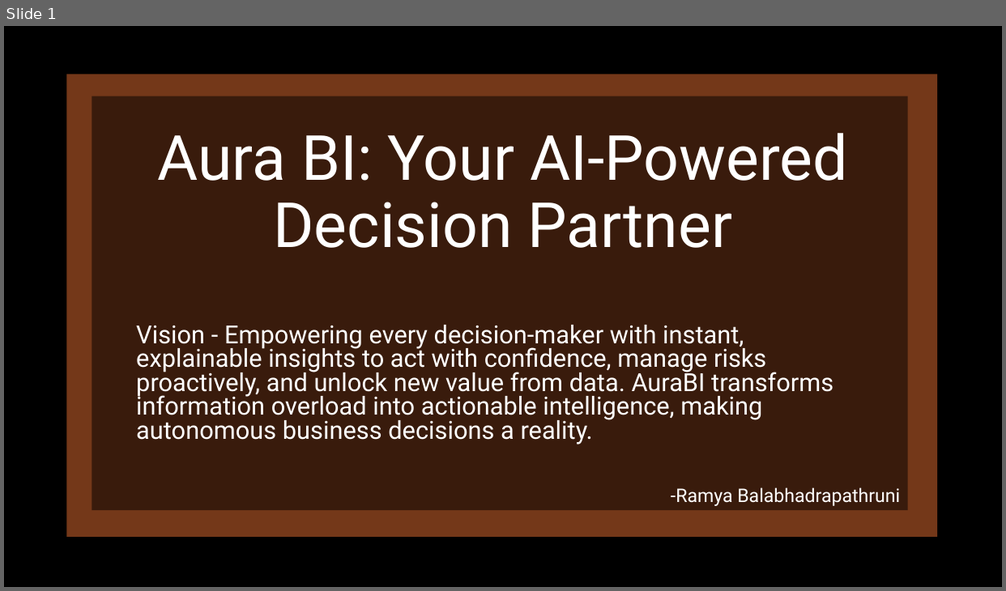
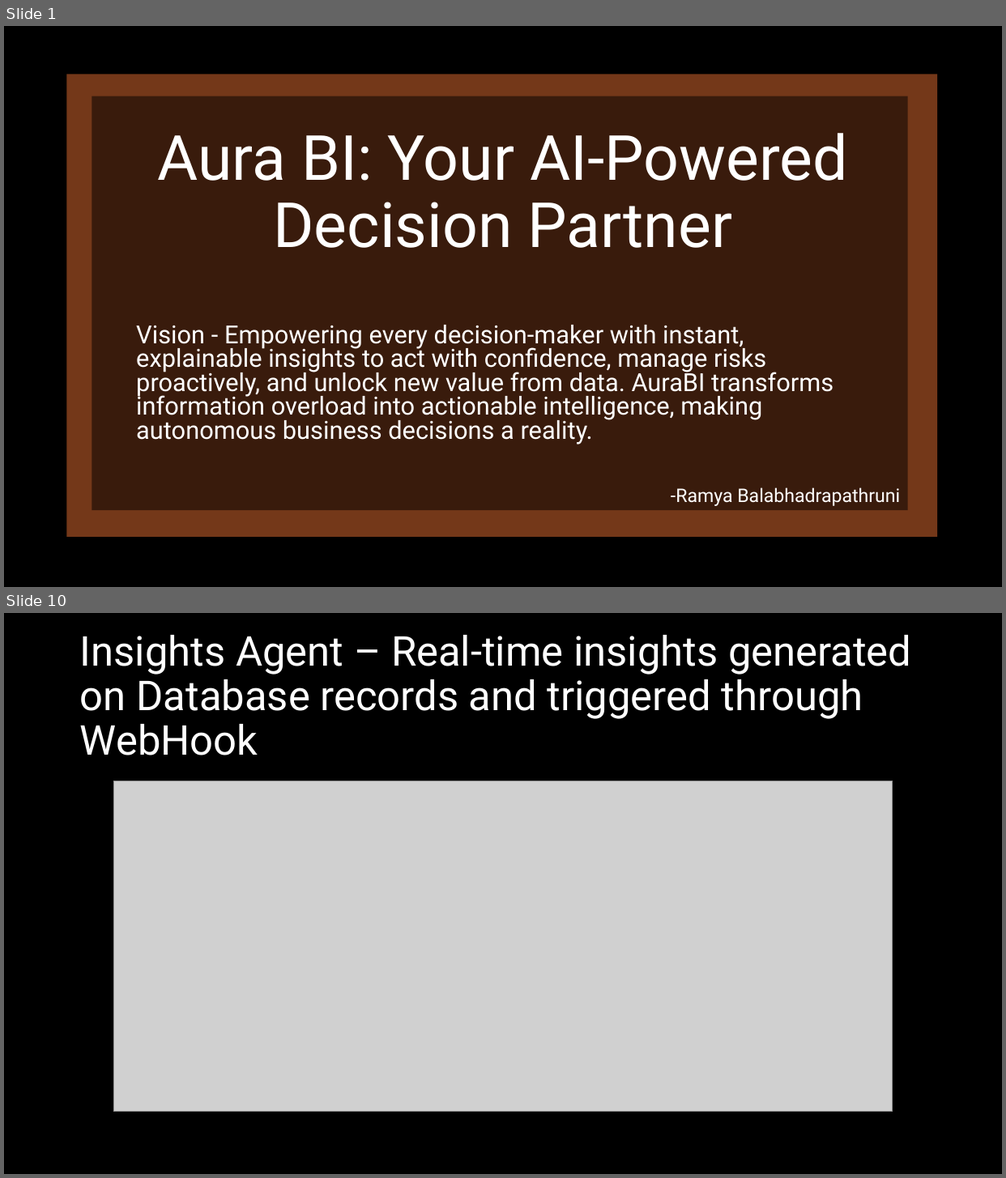
Before and after one commit to RamyaBalabhadrapathruni/autonomous-bi-agent-backup, a slide deck: AuraBI_theautonomousagent.pptx. Shown one above the other, each under a label of ours: slide 1 before the commit, slides 1 and 10 after it; the slides between them are not shown. The pictures are 1006x591 and 1006x1178 pixels, drawn with LibreOffice and Linux fonts; fonts in the diff are those of the drawing; grey boxes stand for pictures. Boxes give left, top, right and bottom in pixels: in the first picture for what was removed or moved away, otherwise in the second. Text is boxed around its words. In the diff, an @@ line names an element or a change of style, - is before the commit and + after.

```diff
--- a/AuraBI_theautonomousagent.pptx
+++ b/AuraBI_theautonomousagent.pptx
@@ slide 10 added at box(4, 613, 1002, 1174), background #000000 @@
@@ title added at box(80, 635, 911, 756), 39.6 pt, text #FFFFFF @@
+Insights Agent – Real-time insights generated on Database records and triggered through WebHook
@@ picture added at box(113, 781, 893, 1112) @@
```
Also in this commit, not shown: 4 slides changed, 6 other slides added, 1 slide removed.
